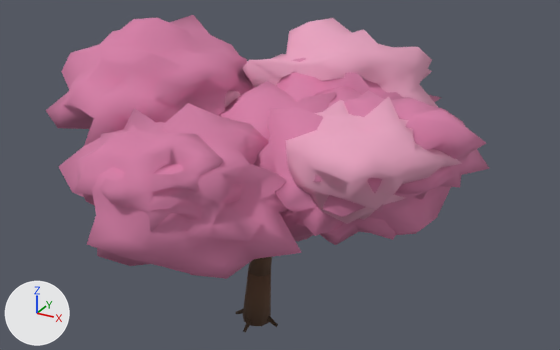
A saved change to the glTF model assets/models/tree_cherry.glb.
One viewpoint serves both versions: a 50 mm camera at (7.08, -11.86, 9.32) aimed at (0.56, 0.01, 3.39). The lights are fixed; the arrows at lower left show +X, +Y and +Z. The older version comes first. Vertices at exactly the same position are counted once.

The older version as bpy lines, for what is in view:
```python
me_geometry_0 = bpy.data.meshes.new('geometry_0')
me_geometry_0.from_pydata(...)  # 2037 vertices, 4002 faces; spans x -4.34..4.34, y -4.12..4.05, z -0.08..6.07
me_geometry_0.materials.append(mat_vc_mat)
ob_geometry_0 = bpy.data.objects.new('geometry_0', me_geometry_0)
ob_geometry_0.location = (0.0, 0.0, 0.0)
```
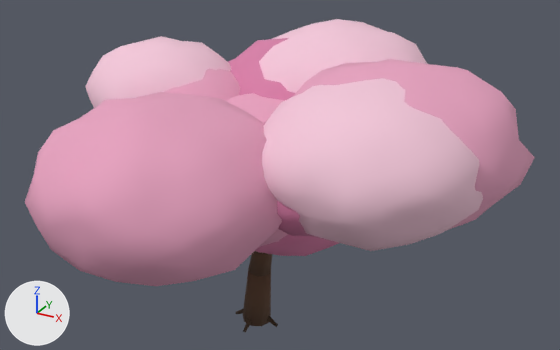
Boxes (x1, y1, x2, y2) around the edits, measured in the pictures (560 x 350 px; the box of a moved part takes in the faces that stretch with it):
'geometry_0', reshaped (15% wider): before (46, 15, 490, 332); after (25, 19, 535, 332)
part 1 of me_geometry_0, rebuilt: before (286, 97, 462, 224); after (262, 78, 483, 251)
part 2 of me_geometry_0, rebuilt (not visible afterwards): before (58, 103, 302, 279)
part 3 of me_geometry_0, rebuilt: before (73, 108, 242, 233); after (25, 92, 282, 286)
part 4 of me_geometry_0, rebuilt: before (46, 15, 254, 146); after (85, 36, 231, 108)
part 5 of me_geometry_0, rebuilt: before (244, 58, 442, 102); after (228, 38, 295, 100)
part 6 of me_geometry_0, rebuilt: before (242, 18, 438, 107); after (259, 19, 428, 93)
part 7 of me_geometry_0, rebuilt (not visible afterwards): before (272, 86, 454, 245)
part 8 of me_geometry_0, rebuilt: before (344, 90, 490, 200); after (294, 59, 535, 230)
part 9 of me_geometry_0, added (brown): after (255, 235, 339, 256)
part 10 of me_geometry_0, moved or reshaped: before (219, 81, 396, 242); after (165, 69, 317, 247)

What changed in the scene script:
```text
Change me_geometry_0:
    used by ob_geometry_0; location = (0.0, 0.0, 0.0)
    remove me_geometry_0.from_pydata(...)  # 2037 vertices, 4002 faces; spans x -4.34..4.34, y -4.12..4.05, z -0.08..6.07
    add me_geometry_0.from_pydata(...)  # 2523 vertices, 4962 faces; spans x -3.7..5.06, y -4.73..4.14, z -0.08..5.94
    me_geometry_0 part 1: the loose piece of 162 vertices spanning x 1.21..4.12, y -2.32..0.44, z 3.57..5.45 is rebuilt with 162 vertices and now spans x 0.82..4.66, y -2.85..0.99, z 3.24..5.78
    me_geometry_0 part 2: the loose piece of 162 vertices spanning x -1.99..2.31, y -4.12..-0.03, z 2.68..5.35 is rebuilt with 162 vertices and now spans x -1.92..1.75, y -3.83..-0.34, z 2.55..5.01
    me_geometry_0 part 3: the loose piece of 162 vertices spanning x -1.56..1.21, y -4.0..-1.22, z 3.44..5.13 is rebuilt with 162 vertices and now spans x -2.26..2.02, y -4.73..-0.62, z 2.71..5.54
    me_geometry_0 part 4: the loose piece of 162 vertices spanning x -4.34..-0.15, y -2.19..2.4, z 3.28..6.07 is rebuilt with 162 vertices and now spans x -3.7..-0.64, y -1.37..1.79, z 3.6..5.64
    me_geometry_0 part 5: the loose piece of 162 vertices spanning x -1.69..2.63, y -0.66..3.93, z 2.61..5.34 is rebuilt with 162 vertices and now spans x -1.86..2.32, y -0.28..3.82, z 2.81..5.61
    me_geometry_0 part 6: the loose piece of 162 vertices spanning x -1.57..2.83, y 0.27..4.05, z 2.87..5.82 is rebuilt with 162 vertices and now spans x -1.26..2.85, y 0.0..4.14, z 3.09..5.94
    me_geometry_0 part 7: the loose piece of 162 vertices spanning x 0.23..4.02, y -1.99..2.01, z 2.76..5.07 is rebuilt with 162 vertices and now spans x 0.49..3.43, y -1.78..1.19, z 3.06..4.99
    me_geometry_0 part 8: the loose piece of 162 vertices spanning x 1.32..4.34, y -1.42..1.49, z 3.51..5.3 is rebuilt with 162 vertices and now spans x 0.72..5.06, y -2.2..2.08, z 3.01..5.88
    me_geometry_0 part 9: a new loose piece of 162 vertices spanning x -0.89..2.34, y -1.53..1.65, z 2.02..4.13, in mat_vc_mat
    me_geometry_0 part 10: 1 vertex moved within x -0.86, y -0.43, z 3.59; 477 vertices removed from x -2.97..3.59, y -2.29..1.67, z 2.41..5.27; 477 vertices added at x -2.99..3.56, y -2.63..1.95, z 2.21..5.32
    other edits to the shape of me_geometry_0 do not show in these pictures
```
